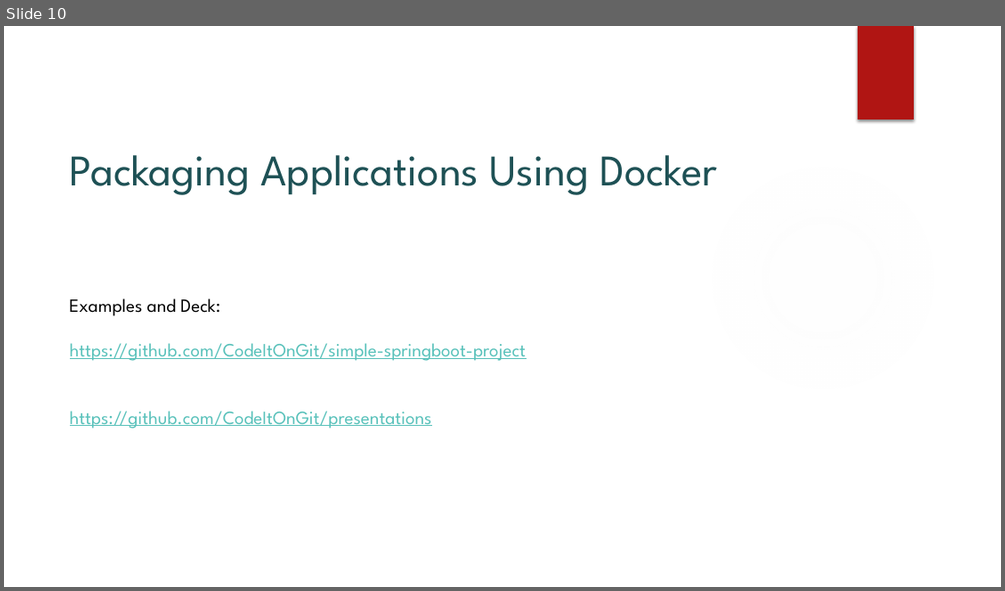
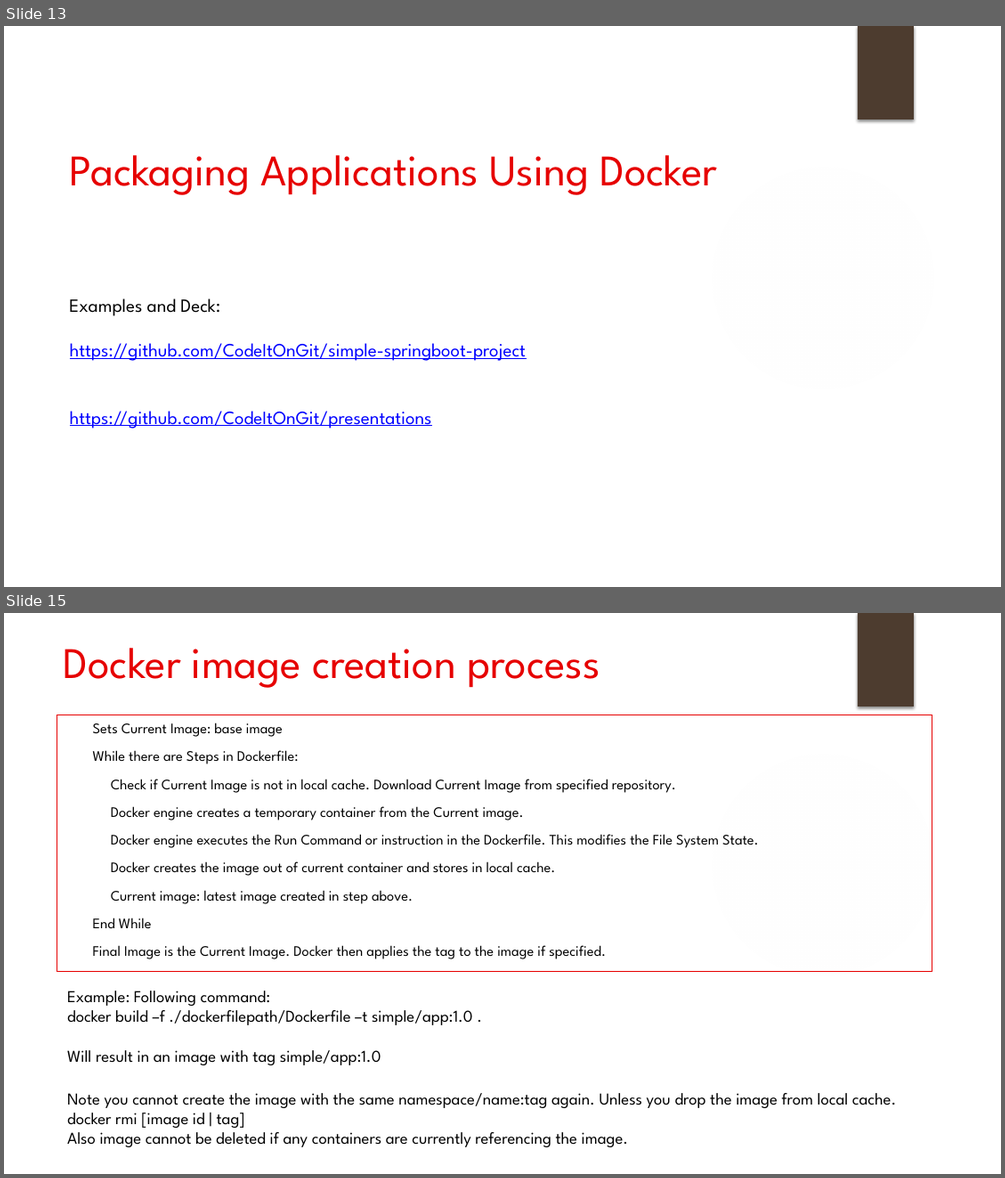
Before and after one commit to CodeItOnGit/presentations, a slide deck: DockerSeries/Part1-Fundamentals/Docker Fundamentals.pptx. Shown one above the other, each under a label of ours: slide 10 before the commit, slides 13 and 15 after it; the slides between them are not shown. The pictures are 1005x591 and 1005x1178 pixels, drawn with LibreOffice and Linux fonts; fonts in the diff are those of the drawing; background and template pictures are left out. Boxes give left, top, right and bottom in pixels: in the first picture for what was removed or moved away, otherwise in the second. Text is boxed around its words. In the diff, an @@ line names an element or a change of style, - is before the commit and + after.

Commit message:
Completed deck for Docker Fundamentals

```diff
--- a/DockerSeries/Part1-Fundamentals/Docker Fundamentals.pptx
+++ b/DockerSeries/Part1-Fundamentals/Docker Fundamentals.pptx
@@ slide 15 added at [4, 613, 1001, 1174], background #FFFFFF; not listed: 2 template elements that a slide beside it also shows @@
@@ title added at [64, 648, 600, 688], 42 pt, text #E60000 @@
+Docker image creation process
@@ text added at [57, 715, 932, 971], outline #E60000 0.75 pt, 14 pt, text #000000 @@
+▶ Sets Current Image: base image
+▶ While there are Steps in Dockerfile:
+▶ Check if Current Image is not in local cache. Download Current Image from specified repository.
+▶ Docker engine creates a temporary container from the Current image.
+▶ Docker engine executes the Run Command or instruction in the Dockerfile. This modifies the File System State.
+▶ Docker creates the image out of current container and stores in local cache.
+▶ Current image: latest image created in step above.
+▶ End While
+▶ Final Image is the Current Image. Docker then applies the tag to the image if specified.
@@ text added at [67, 990, 896, 1147], 16 pt, text #000000 @@
+Example: Following command:
+docker build –f ./dockerfilepath/Dockerfile –t simple/app:1.0 .
+Will result in an image with tag simple/app:1.0
+Note you cannot create the image with the same namespace/name:tag again. Unless you drop the image from local cache. docker rmi [image id | tag]
+Also image cannot be deleted if any containers are currently referencing the image.
@@ what was slide 10 is now slide 13 @@
@@ slide 13 changed as well @@
@@ rectangle at [858, 26, 914, 119]: fill #B01513 to #4D3C2F @@
@@ title "Packaging Applications Using Docker" at [70, 155, 717, 195]: text colour #1E5155 to #E60000 @@
@@ ellipse at [708, 163, 938, 394]: fill gradient #F3F3F3 to gradient #FFFFFF @@
@@ text "https://github.com/CodeItOnGit/simple-springboot-project" at [70, 343, 526, 428]: text colour #58C1BA to #0000FF @@
```
Also in this commit, not shown: 14 other slides changed, 5 other slides added, 2 slides removed.
